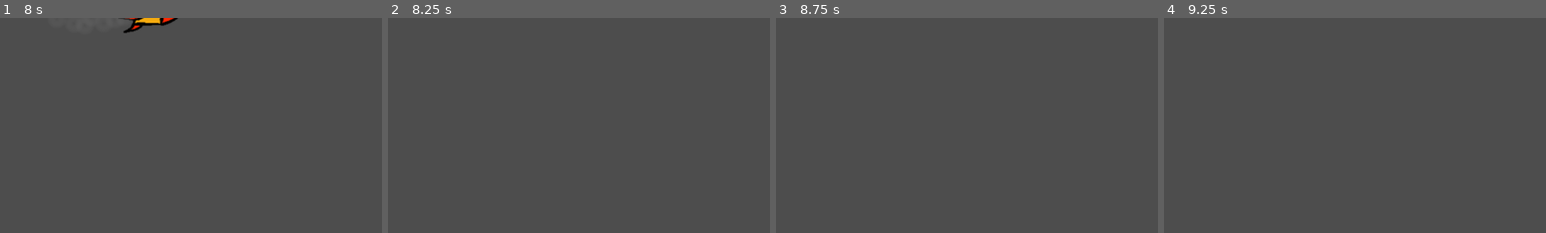
Above: before the commit, frames 1-4 (left to right).
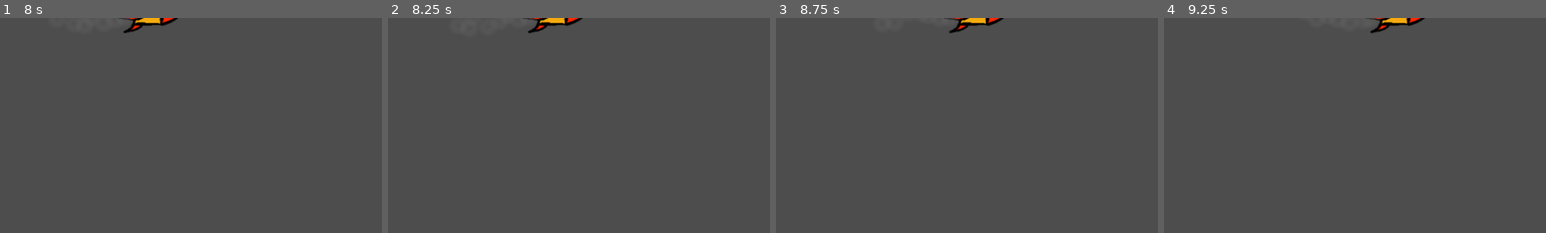
Above: after the commit, the same moments.

Repository: PNP-Gamejam/ggj2025-bubbles
Game: Godot game, scene res://scenes/projectiles/missile.tscn
Same seed, same stepped clock (60 frames per second), same inputs: the game is played once before the commit and once after it. This scene is started directly instead of the project's main scene. Sound files missing from this copy of the repository are replaced by a short silence.
Inputs (mouse positions are % of the whole screen's width and height, from its top left):
- Up to frame 1 (8 s): move the mouse to (72, 45) at 0.52 s; click (72, 45) at 0.6 s; move the mouse to (30, 55) at 1.27 s; tap E (select_heavy_sentry) at 1.35, 4.35, 7.35 s; click (30, 55) at 1.42 s; move the mouse to (60, 28) at 2.02 s; hold Q (select_sentry) 2.03-2.78 s; click (60, 28) at 2.17 s; move the mouse to (45, 70) at 2.77 s; tap W (select_triple_sentry) at 2.85, 5.85 s; click (45, 70) at 2.92 s; move the mouse to (80, 65) at 3.52 s; click (80, 65) at 3.6 s; move the mouse to (20, 35) at 4.27 s; click (20, 35) at 4.42 s; move the mouse to (55, 50) at 5.02 s; hold Q (select_sentry) 5.03-5.78 s; click (55, 50) at 5.17 s; move the mouse to (35, 25) at 5.77 s; click (35, 25) at 5.92 s; move the mouse to (72, 45) at 6.52 s; click (72, 45) at 6.6 s; move the mouse to (30, 55) at 7.27 s; click (30, 55) at 7.42 s
- Up to frame 2 (8.25 s): move the mouse to (60, 28) at 8.02 s; hold Q (select_sentry) from 8.03 s (still down); click (60, 28) at 8.17 s
- Up to frame 3 (8.75 s): keep holding Q (select_sentry)
- Up to frame 4 (9.25 s): move the mouse to (45, 70) at 8.77 s; release Q (select_sentry) at 8.78 s; tap W (select_triple_sentry) at 8.85 s; click (45, 70) at 8.92 s
The pictures show only the part of the screen within x 50-100%, y 0-50%; the shares and areas given below are measured in that part.

Frame 1 is identical in both runs. In frame 2, 0.5% of the frame differs, in the area x 36-51%, y 0-8%; in frame 3, 0.5%; in frame 4, 0.5%.

Commit message:
fix missile bug

Diff:
--- a/scenes/projectiles/missile.tscn
+++ b/scenes/projectiles/missile.tscn
@@ -114,5 +114,5 @@
 volume_db = -12.0
 
 [node name="DestroyTimer" type="Timer" parent="."]
-wait_time = 8.0
+wait_time = 30.0
 autostart = true
